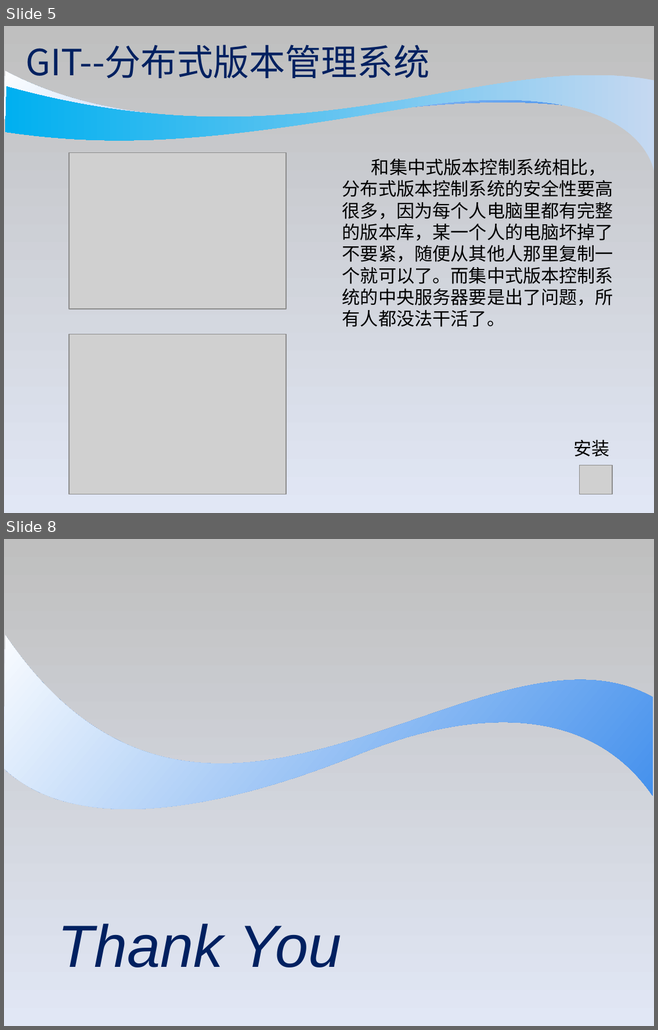
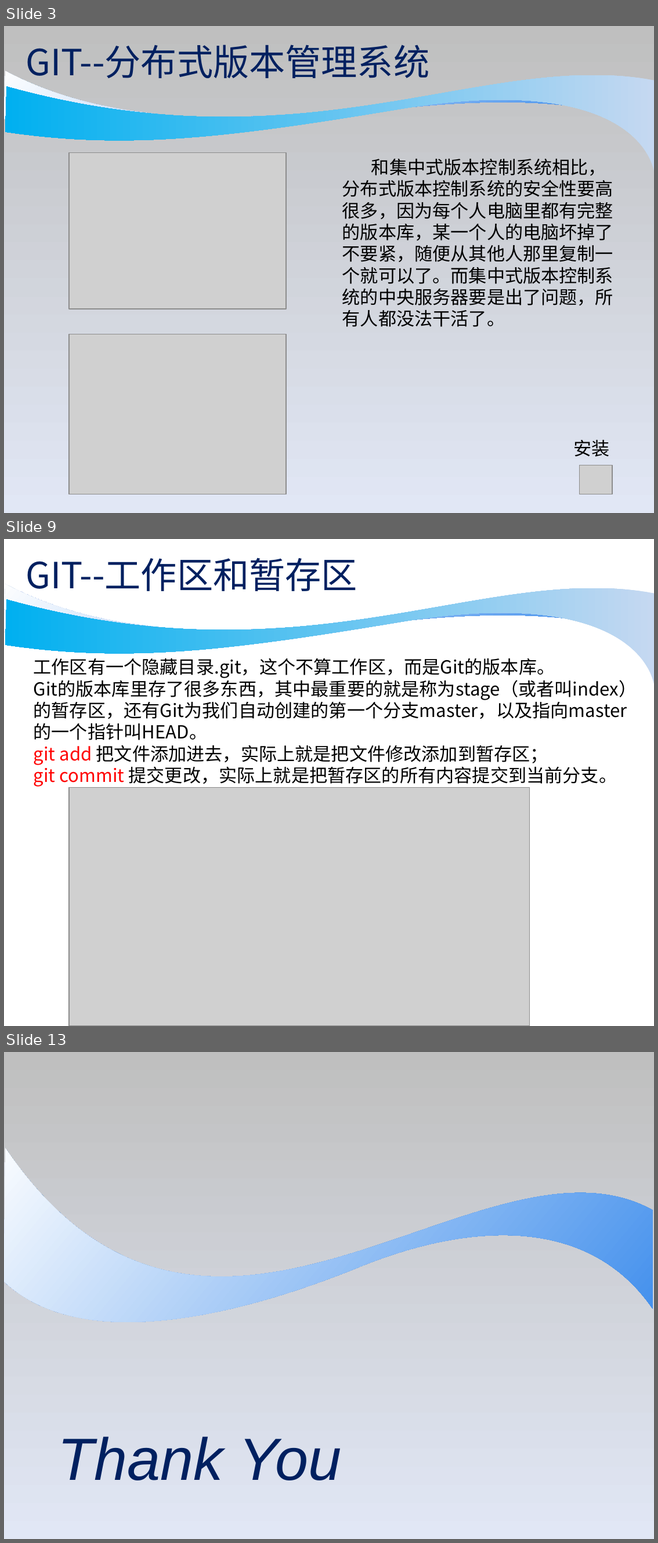
Before and after one commit to wobushixianyu/GitSkillSharing, a slide deck: git_skill_sharing.ppt. Shown one above the other, each under a label of ours: slides 5 and 8 before the commit, slides 3, 9 and 13 after it; the slides between them are not shown. The pictures are 658x1030 and 658x1543 pixels, drawn with LibreOffice and Linux fonts; fonts in the diff are those of the drawing; grey boxes stand for pictures; background and template pictures are left out. Boxes give left, top, right and bottom in pixels: in the first picture for what was removed or moved away, otherwise in the second. Text is boxed around its words. In the diff, an @@ line names an element or a change of style, - is before the commit and + after.

```diff
--- a/git_skill_sharing.ppt
+++ b/git_skill_sharing.ppt
@@ slide 9 added at bbox=[4, 539, 654, 1026], background #FFFFFF; not listed: 2 template elements that a slide beside it also shows @@
@@ title added at bbox=[25, 558, 357, 597], 40 pt, text #002060 @@
+GIT--工作区和暂存区
@@ text added at bbox=[34, 658, 637, 787], 20 pt, text #000000 @@
+工作区有一个隐藏目录.git，这个不算工作区，而是Git的版本库。
+Git的版本库里存了很多东西，其中最重要的就是称为stage（或者叫index）
+的暂存区，还有Git为我们自动创建的第一个分支master，以及指向master
+的一个指针叫HEAD。
+git add 把文件添加进去，实际上就是把文件修改添加到暂存区；
+git commit 提交更改，实际上就是把暂存区的所有内容提交到当前分支。
@@ picture added at bbox=[69, 788, 529, 1026] @@
@@ what was slide 5 is now slide 3 @@
@@ what was slide 8 is now slide 13 @@
```
Also in this commit, not shown: 4 slides changed, 5 other slides added, 1 slide removed.
